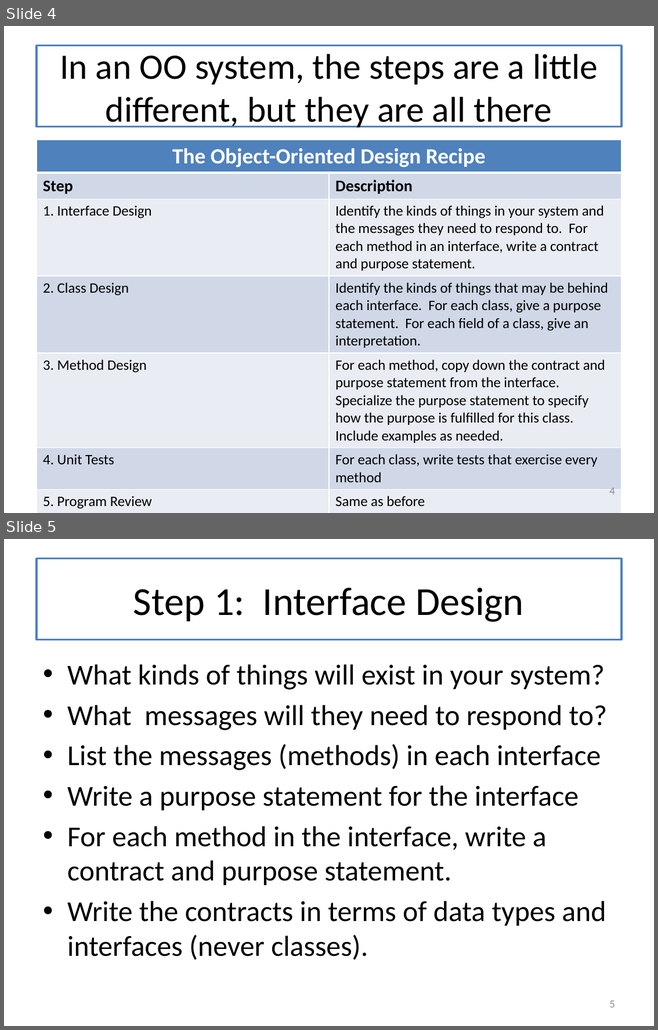
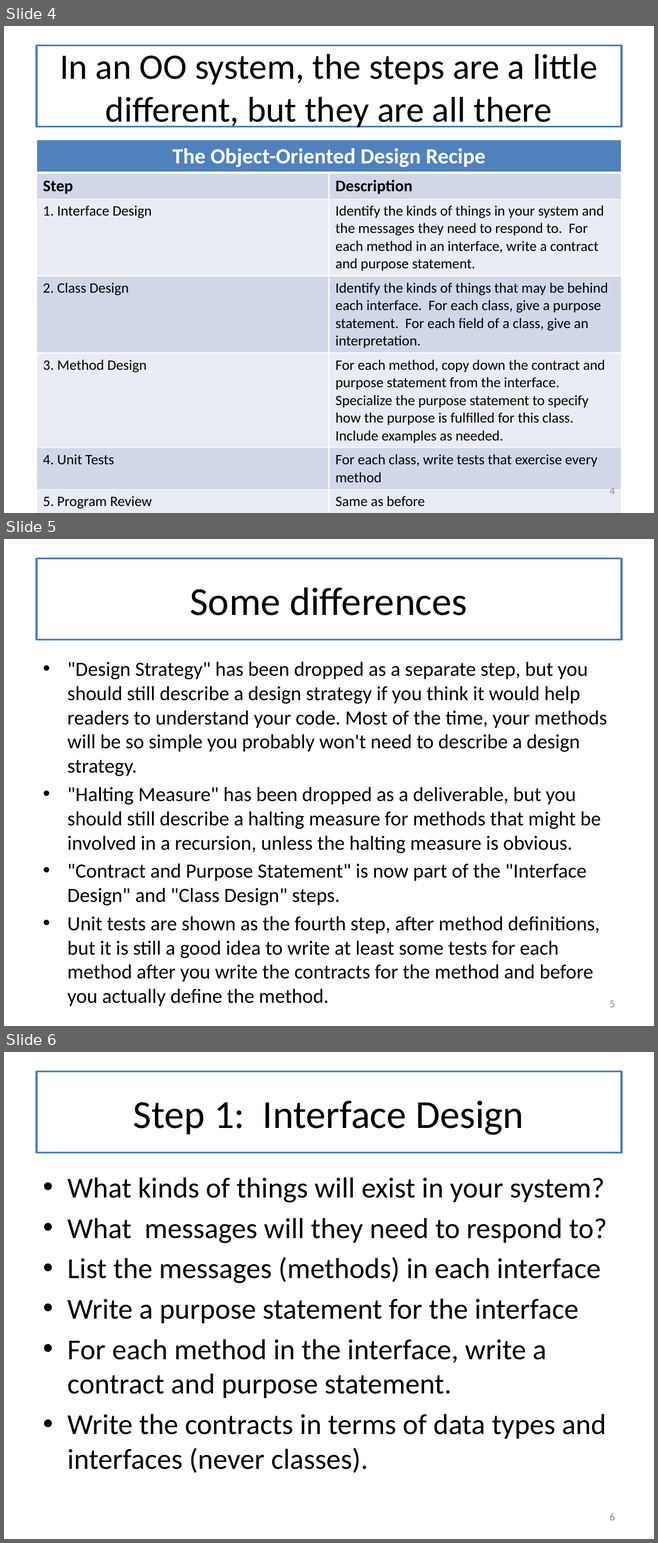
Before and after one commit to mwand/cs5010f17, a slide deck: Slides/Lesson 9.5 The Design Recipe Using Classes.pptx. Shown one above the other, each under a label of ours: slides 4 and 5 before the commit, slides 4, 5 and 6 after it. The pictures are 658x1030 and 658x1543 pixels, drawn with LibreOffice and Linux fonts; fonts in the diff are those of the drawing. Boxes give left, top, right and bottom in pixels: in the first picture for what was removed or moved away, otherwise in the second. Text is boxed around its words. In the diff, an @@ line names an element or a change of style, - is before the commit and + after.

```diff
--- a/Slides/Lesson 9.5 The Design Recipe Using Classes.pptx
+++ b/Slides/Lesson 9.5 The Design Recipe Using Classes.pptx
@@ slide 5 added at [4, 539, 654, 1026], background #FFFFFF @@
@@ title added at [36, 559, 621, 640], fill #FFFFFF, outline #4F81BD 2.25 pt, 44 pt, text #000000 @@
+Some differences
@@ text added at [67, 661, 607, 982], 22.4 pt, text #000000 @@
+• "Design Strategy" has been dropped as a separate step, but you should still describe a design strategy if you think it would help readers to understand your code. Most of the time, your methods will be so simple you probably won't need to describe a design strategy.
+• "Halting Measure" has been dropped as a deliverable, but you should still describe a halting measure for methods that might be involved in a recursion, unless the halting measure is obvious.
+• "Contract and Purpose Statement" is now part of the "Interface Design" and "Class Design" steps.
+• Unit tests are shown as the fourth step, after method definitions, but it is still a good idea to write at least some tests for each method after you write the contracts for the method and before you actually define the method.
@@ page number added at [609, 1001, 614, 1008], 12 pt, text #8C8C8C @@
+5
@@ what was slide 5 is now slide 6 @@
@@ page number at [609, 1513, 614, 1521]: text changed @@
-5
+6
```
Also in this commit, not shown: 14 slides changed, 4 other slides added, 54 other files.
